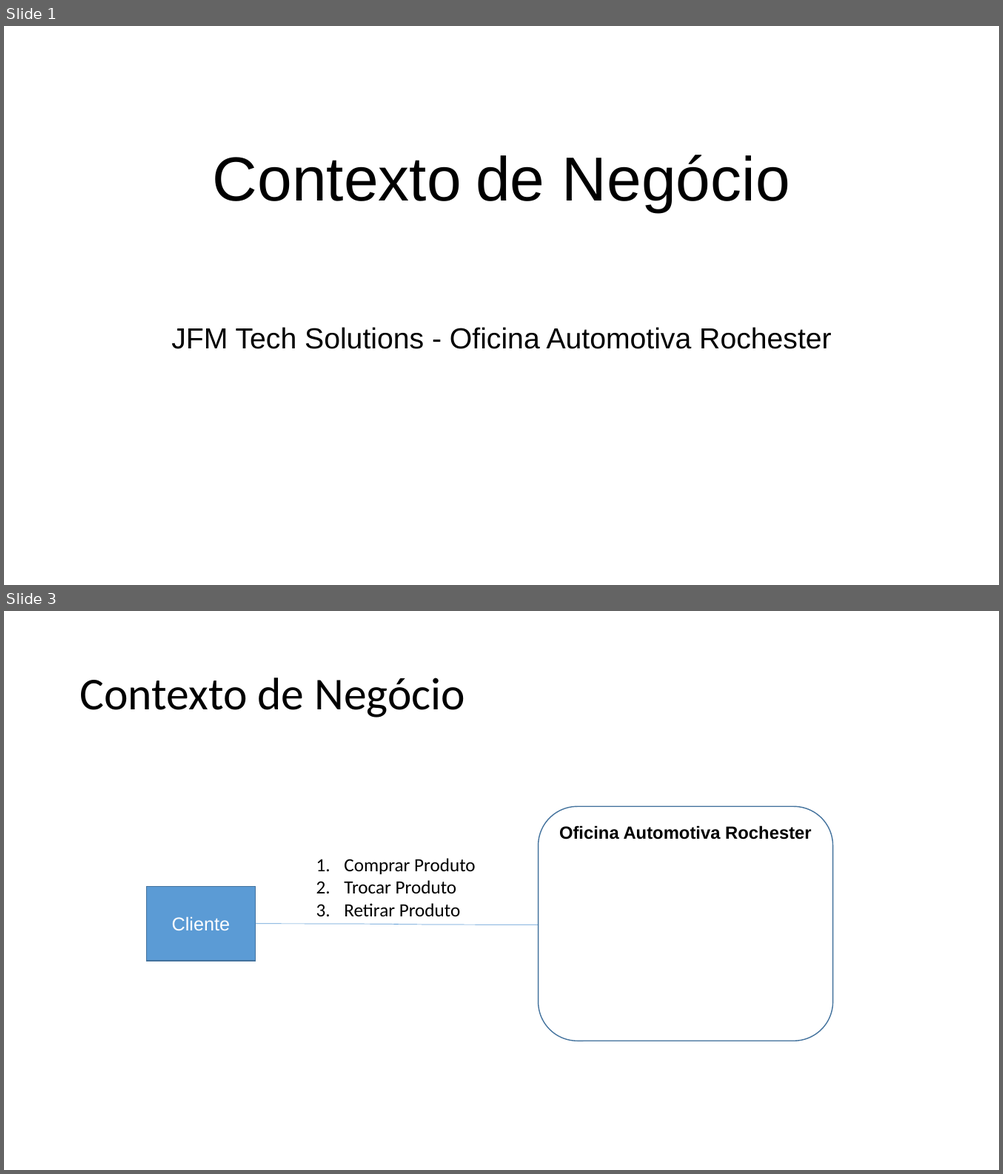
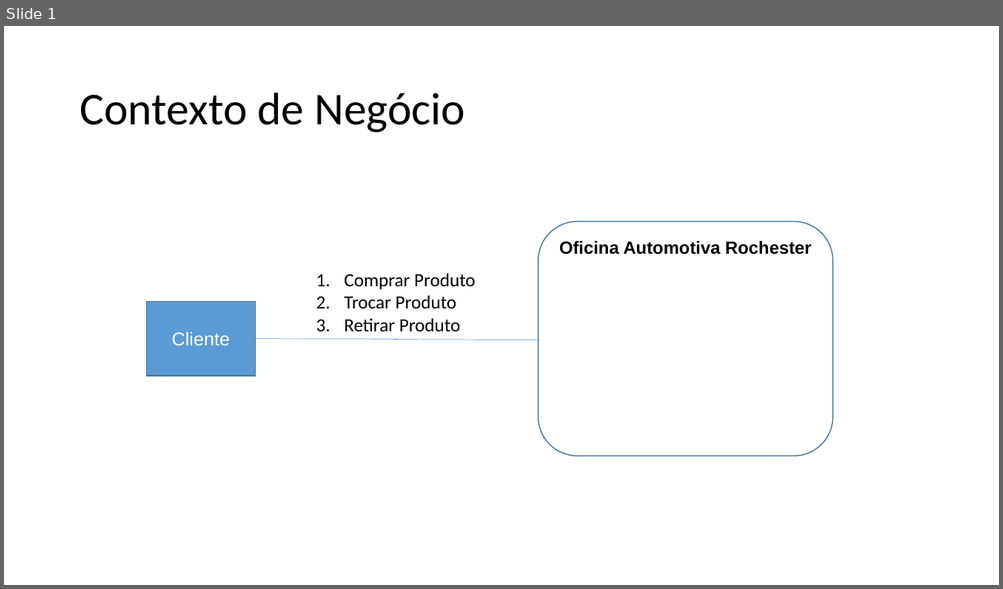
Before and after one commit to Felipe1901648/OPE, a slide deck: 15 - Arquitetura de Negócio para cada Cenário.pptx. Shown one above the other, each under a label of ours: slides 1 and 3 before the commit, slide 1 after it; the slides between them are not shown. The pictures are 1003x1174 and 1003x589 pixels, drawn with LibreOffice and Linux fonts; fonts in the diff are those of the drawing. Boxes give left, top, right and bottom in pixels: in the first picture for what was removed or moved away, otherwise in the second. Text is boxed around its words. In the diff, an @@ line names an element or a change of style, - is before the commit and + after.

```diff
--- a/15 - Arquitetura de Negócio para cada Cenário.pptx
+++ b/15 - Arquitetura de Negócio para cada Cenário.pptx
@@ slide 1 removed at (4, 26, 999, 585), background #FFFFFF @@
@@ title removed at (213, 155, 790, 212) @@
-Contexto de Negócio
@@ subtitle removed at (171, 327, 831, 349) @@
-JFM Tech Solutions - Oficina Automotiva Rochester
@@ what was slide 3 is now slide 1 @@
```
Also in this commit, not shown: 2 other slides removed, 7 other files.
